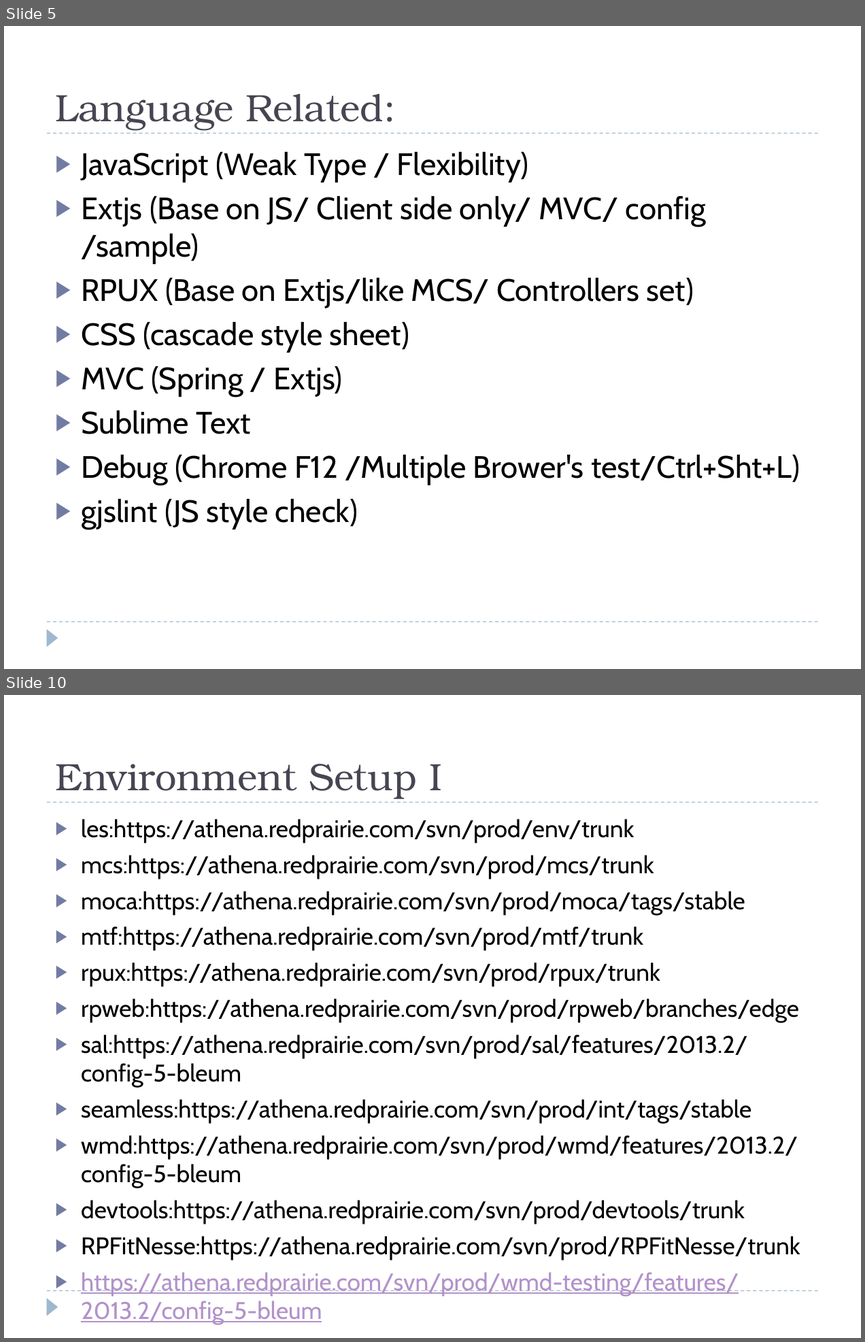
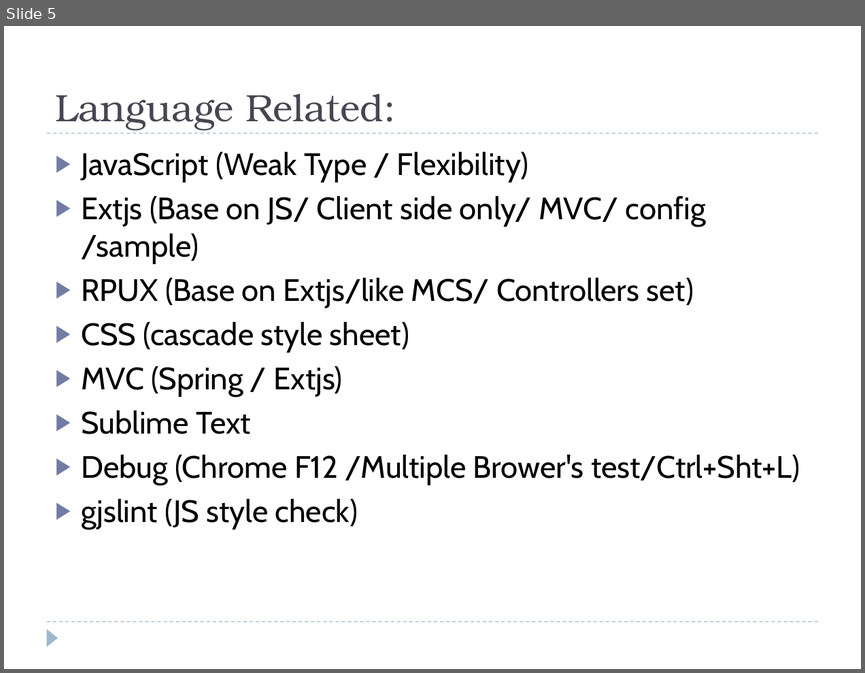
Before and after one commit to SamNiBoy/Trainning, a slide deck: Productivity_Git_Training.pptx. Shown one above the other, each under a label of ours: slides 5 and 10 before the commit, slide 5 after it; the slides between them are not shown. The pictures are 865x1342 and 865x673 pixels, drawn with LibreOffice and Linux fonts; fonts in the diff are those of the drawing. Boxes give left, top, right and bottom in pixels: in the first picture for what was removed or moved away, otherwise in the second. Text is boxed around its words. In the diff, an @@ line names an element or a change of style, - is before the commit and + after.

```diff
--- a/Productivity_Git_Training.pptx
+++ b/Productivity_Git_Training.pptx
@@ slide 10 removed at (x1=4, y1=695, x2=861, y2=1338), background #FFFFFF; not listed: 3 template elements that a slide beside it also shows @@
@@ title removed at (x1=55, y1=764, x2=442, y2=799) @@
-Environment Setup I
@@ text removed at (x1=81, y1=819, x2=800, y2=1324) @@
-▶ les:https://athena.redprairie.com/svn/prod/env/trunk
-▶ mcs:https://athena.redprairie.com/svn/prod/mcs/trunk
-▶ moca:https://athena.redprairie.com/svn/prod/moca/tags/stable
-▶ mtf:https://athena.redprairie.com/svn/prod/mtf/trunk
-▶ rpux:https://athena.redprairie.com/svn/prod/rpux/trunk
-▶ rpweb:https://athena.redprairie.com/svn/prod/rpweb/branches/edge
-▶ sal:https://athena.redprairie.com/svn/prod/sal/features/2013.2/config-5-bleum
-▶ seamless:https://athena.redprairie.com/svn/prod/int/tags/stable
-▶ wmd:https://athena.redprairie.com/svn/prod/wmd/features/2013.2/config-5-bleum
-▶ devtools:https://athena.redprairie.com/svn/prod/devtools/trunk
-▶ RPFitNesse:https://athena.redprairie.com/svn/prod/RPFitNesse/trunk
-▶ https://athena.redprairie.com/svn/prod/wmd-testing/features/2013.2/config-5-bleum
```
Also in this commit, not shown: 1 slide changed, 2 slides added, 12 other slides removed.
